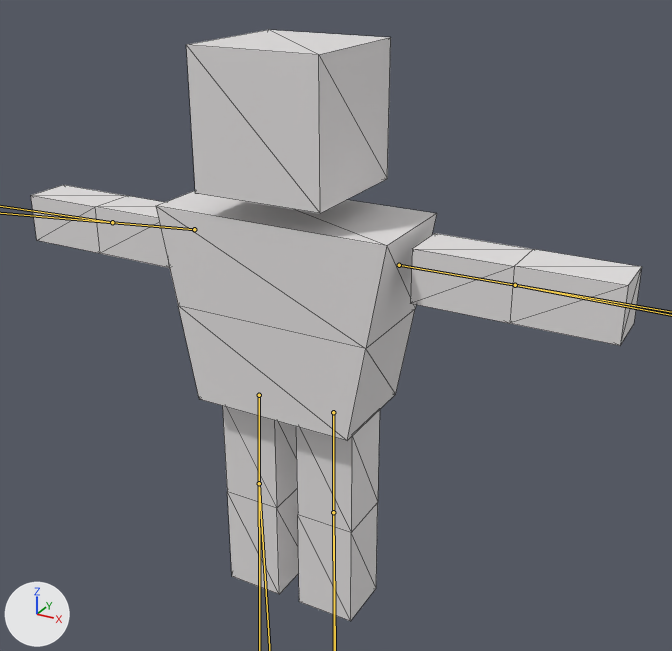
What one commit did to the glTF model public/boxman_2.glb.
The view is the same before and after, from a 50 mm lens placed at (1.259, -2.063, 1.486), pointed at (0.03, 0.172, 0.368). Lighting does not change. The marker at lower left points along +X, +Y and +Z. The bones that change are drawn over the model as lines. Mesh edges are drawn as thin lines.

The first picture shows 'Arm_L', 'Arm_R', 'Head', 'Leg_L', 'Leg_R', 'Torso'.
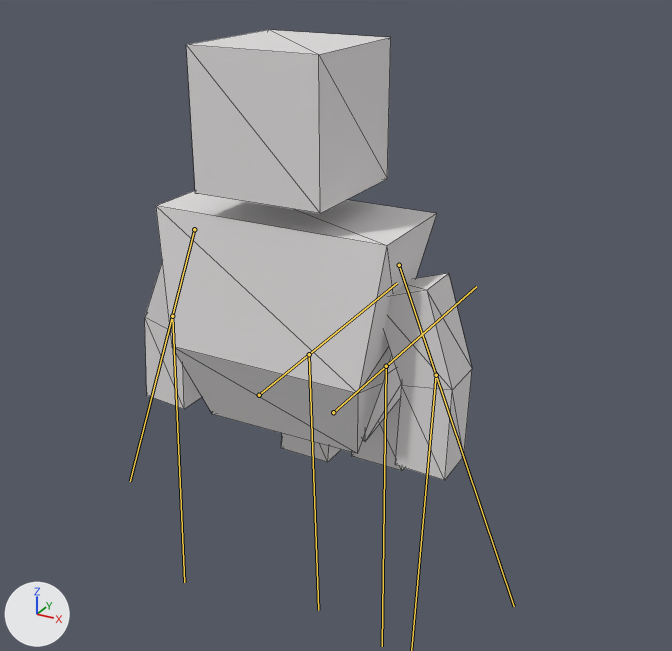
The newer file adds an action. The first version stands in its rest pose; the second is drawn at frame 0 of the action 'Sit'.

Where the change shows, as pixel boxes [x1, y1, x2, y2] in the pictures (672 x 651 px):
'Torso', posed
    before: [156, 191, 437, 440]
    after: [156, 191, 437, 454]
'Arm_R', posed
    before: [410, 233, 642, 345]
    after: [384, 273, 472, 480]
'Leg_R', posed
    before: [296, 410, 380, 621]
    after: [352, 355, 404, 471]
'Leg_L', posed
    before: [223, 406, 299, 594]
    after: [281, 433, 341, 462]
'Arm_L', posed
    before: [31, 185, 170, 268]
    after: [145, 264, 202, 409]

The edits, one by one:
Bone 'Bone.002' (bone_bone_002) turns from (0, 0, 0) to (69, 0, 0) degrees about its own x, y and z.
Bone 'Bone.003' (bone_bone_003) turns from (0, 0, 0) to (23, 0, 0) degrees about its own x, y and z.
Bone 'Bone.005' (bone_bone_005) turns from (0, 0, 0) to (-65, 0, 0) degrees about its own x, y and z.
Bone 'Bone.006' (bone_bone_006) turns from (0, 0, 0) to (-21, 0, 0) degrees about its own x, y and z.
Bone 'Bone.009' (bone_bone_009) turns from (0, 0, 0) to (0, 0, 90) degrees about its own x, y and z.
Bone 'Bone.010' (bone_bone_010) turns from (0, 0, 0) to (1, -1, -90) degrees about its own x, y and z.
Bone 'Bone.013' (bone_bone_013) turns from (0, 0, 0) to (2, -2, -90) degrees about its own x, y and z.
Bone 'Bone.014' (bone_bone_014) turns from (0, 0, 0) to (-1, -1, 90) degrees about its own x, y and z.
